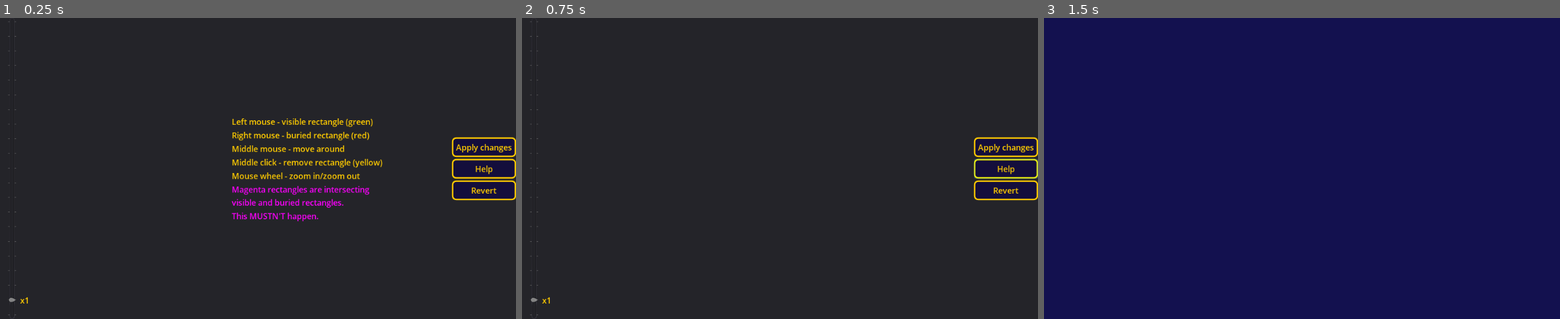
Above: before the commit, frames 1-3 (left to right).
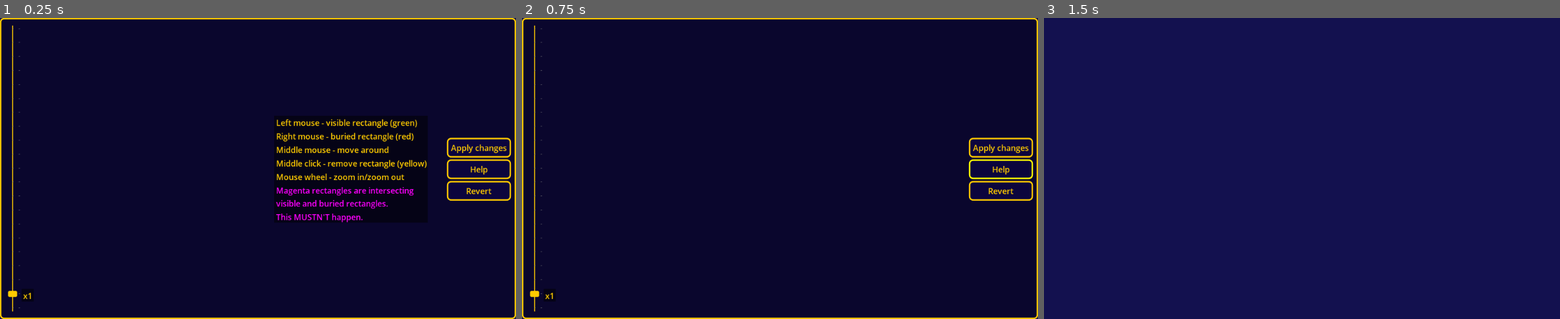
Above: after the commit, the same moments.

Repository: KoBeWi/Hedgewars-Theme-Editor-3
Game: Godot game, scene res://ObjectEdit.tscn
Two runs of this game, one before a commit and one after it. Both use one fixed random seed, a clock stepped at 60 frames per second and the inputs below. This scene is started directly instead of the project's main scene.
Inputs:
- Up to frame 1 (0.25 s): no input
- Up to frame 2 (0.75 s): click "Help" at 0.5 s
- Up to frame 3 (1.5 s): click "Apply changes" at 1.25 s

The runs differ from the first frame. In frame 1, 98% of the frame differs, in the area x 0-100%, y 0-100%; in frame 2, 98%; in frame 3, nothing differs.
Error in both runs: Invalid get index 'name' (on base: 'Nil').

Commit message:
Finished visual changes (probably)

Diff:
--- a/Nodes/ColorPicker.tscn
+++ b/Nodes/ColorPicker.tscn
@@ -29,23 +29,22 @@
 }
 
 [node name="OnOff" type="CheckBox" parent="."]
-margin_left = 35.0
-margin_top = 4.0
-margin_right = 278.0
-margin_bottom = 71.0
+margin_left = 42.0
+margin_right = 285.0
+margin_bottom = 67.0
 size_flags_horizontal = 4
 custom_fonts/font = ExtResource( 1 )
 text = "Sky color"
 align = 1
 
 [node name="ColorContainer" type="HBoxContainer" parent="."]
-margin_top = 75.0
-margin_right = 314.0
-margin_bottom = 541.0
+margin_top = 71.0
+margin_right = 327.0
+margin_bottom = 578.0
 alignment = 1
 
 [node name="Color" type="ColorPicker" parent="ColorContainer"]
-margin_right = 314.0
-margin_bottom = 466.0
+margin_right = 327.0
+margin_bottom = 507.0
 alignment = 1
 edit_alpha = false
--- a/Nodes/CustomizationPanel.tscn
+++ b/Nodes/CustomizationPanel.tscn
@@ -56,15 +56,18 @@
 anchor_right = 1.0
 anchor_bottom = 1.0
 script = SubResource( 1 )
+__meta__ = {
+"_edit_use_anchors_": false
+}
 
 [node name="Container" type="VBoxContainer" parent="."]
-margin_left = 7.0
-margin_top = 7.0
-margin_right = 1017.0
-margin_bottom = 593.0
+margin_left = 8.0
+margin_top = 8.0
+margin_right = 1016.0
+margin_bottom = 592.0
 
 [node name="GroupName" type="Label" parent="Container"]
-margin_right = 1010.0
+margin_right = 1008.0
 margin_bottom = 42.0
 custom_fonts/font = ExtResource( 1 )
 text = "Group name"
@@ -73,30 +76,30 @@
 
 [node name="GeneralInfo" type="Label" parent="Container"]
 margin_top = 46.0
-margin_right = 1010.0
-margin_bottom = 60.0
+margin_right = 1008.0
+margin_bottom = 69.0
 text = "Multiline general info"
 align = 1
 valign = 1
 
 [node name="Image" type="VBoxContainer" parent="Container"]
-margin_top = 64.0
-margin_right = 1010.0
-margin_bottom = 239.0
+margin_top = 73.0
+margin_right = 1008.0
+margin_bottom = 266.0
 alignment = 1
 
 [node name="ImageHeader" type="HBoxContainer" parent="Container/Image"]
-margin_right = 1010.0
+margin_right = 1008.0
 margin_bottom = 31.0
 
 [node name="HSeparator" type="HSeparator" parent="Container/Image/ImageHeader"]
-margin_right = 434.0
+margin_right = 433.0
 margin_bottom = 31.0
 size_flags_horizontal = 3
 
 [node name="ImageName" type="Label" parent="Container/Image/ImageHeader"]
-margin_left = 438.0
-margin_right = 571.0
+margin_left = 437.0
+margin_right = 570.0
 margin_bottom = 31.0
 custom_fonts/font = ExtResource( 2 )
 text = "Image name"
@@ -104,50 +107,50 @@
 valign = 1
 
 [node name="HSeparator2" type="HSeparator" parent="Container/Image/ImageHeader"]
-margin_left = 575.0
-margin_right = 1010.0
+margin_left = 574.0
+margin_right = 1008.0
 margin_bottom = 31.0
 size_flags_horizontal = 3
 
 [node name="ImageInfo" type="Label" parent="Container/Image"]
 margin_top = 35.0
-margin_right = 1010.0
-margin_bottom = 49.0
+margin_right = 1008.0
+margin_bottom = 58.0
 text = "Multiline image info"
 align = 1
 valign = 1
 
 [node name="Image" type="TextureRect" parent="Container/Image"]
-margin_top = 53.0
-margin_right = 1010.0
-margin_bottom = 121.0
+margin_top = 62.0
+margin_right = 1008.0
+margin_bottom = 130.0
 texture = ExtResource( 3 )
 stretch_mode = 4
 
 [node name="Template" type="HBoxContainer" parent="Container/Image"]
-margin_top = 125.0
-margin_right = 1010.0
-margin_bottom = 155.0
+margin_top = 134.0
+margin_right = 1008.0
+margin_bottom = 173.0
 
 [node name="HSeparator" type="Control" parent="Container/Image/Template"]
-margin_right = 444.0
-margin_bottom = 30.0
+margin_right = 435.0
+margin_bottom = 39.0
 size_flags_horizontal = 3
 
 [node name="TemplateButton" type="Button" parent="Container/Image/Template"]
-margin_left = 448.0
-margin_right = 561.0
-margin_bottom = 30.0
+margin_left = 439.0
+margin_right = 569.0
+margin_bottom = 39.0
 text = "Fetch template"
 
 [node name="HSeparator2" type="Control" parent="Container/Image/Template"]
-margin_left = 565.0
-margin_right = 1010.0
-margin_bottom = 30.0
+margin_left = 573.0
+margin_right = 1008.0
+margin_bottom = 39.0
 size_flags_horizontal = 3
 
 [node name="Space" type="Control" parent="Container/Image"]
-margin_top = 159.0
-margin_right = 1010.0
-margin_bottom = 175.0
+margin_top = 177.0
+margin_right = 1008.0
+margin_bottom = 193.0
 rect_min_size = Vector2( 0, 16 )
--- a/ObjectEdit.tscn
+++ b/ObjectEdit.tscn
@@ -83,23 +83,29 @@
 		get_parent().object.visible.erase(rect)
 		get_parent().object.buried.erase(rect)"
 
-[sub_resource type="InputEventKey" id=2]
+[sub_resource type="StyleBoxFlat" id=2]
+content_margin_left = 4.0
+content_margin_right = 2.0
+content_margin_top = 2.0
+bg_color = Color( 0, 0, 0, 0.501961 )
+
+[sub_resource type="InputEventKey" id=3]
 scancode = 16777221
 
-[sub_resource type="ShortCut" id=3]
-shortcut = SubResource( 2 )
-
-[sub_resource type="InputEventKey" id=4]
+[sub_resource type="ShortCut" id=4]
+shortcut = SubResource( 3 )
+
+[sub_resource type="InputEventKey" id=5]
 scancode = 72
 
-[sub_resource type="ShortCut" id=5]
-shortcut = SubResource( 4 )
-
-[sub_resource type="InputEventKey" id=6]
+[sub_resource type="ShortCut" id=6]
+shortcut = SubResource( 5 )
+
+[sub_resource type="InputEventKey" id=7]
 scancode = 16777217
 
-[sub_resource type="ShortCut" id=7]
-shortcut = SubResource( 6 )
+[sub_resource type="ShortCut" id=8]
+shortcut = SubResource( 7 )
 
 [node name="ObjectEdit" type="Panel"]
 anchor_right = 1.0
@@ -108,7 +114,6 @@
 script = ExtResource( 1 )
 
 [node name="ObjectImage" type="Sprite" parent="."]
-editor/display_folded = true
 z_index = 1
 script = SubResource( 1 )
 
@@ -120,10 +125,11 @@
 [node name="UI" type="CanvasLayer" parent="."]
 
 [node name="Zoom" type="VSlider" parent="UI"]
-editor/display_folded = true
 anchor_bottom = 1.0
 margin_left = 16.0
-margin_right = 32.0
+margin_top = 16.0
+margin_right = 34.0
+margin_bottom = -16.0
 max_value = 20.0
 step = 0.1
 value = 1.0
@@ -134,58 +140,74 @@
 [node name="Label" type="Label" parent="UI/Zoom"]
 anchor_top = 0.5
 anchor_bottom = 0.5
-margin_left = 24.0
-margin_top = -300.0
-margin_right = 42.0
-margin_bottom = -276.0
+margin_left = 27.0
+margin_top = -282.0
+margin_right = 46.0
+margin_bottom = -266.0
+custom_styles/normal = SubResource( 2 )
 text = "x1"
+align = 1
+__meta__ = {
+"_edit_use_anchors_": false
+}
 
 [node name="Container" type="HBoxContainer" parent="UI"]
 anchor_left = 1.0
 anchor_top = 0.5
 anchor_right = 1.0
 anchor_bottom = 0.5
-margin_left = -564.0
+margin_left = -480.0
 margin_top = -105.0
-margin_bottom = 106.0
+margin_right = -10.0
+margin_bottom = 108.0
 alignment = 1
-
-[node name="Help" type="VBoxContainer" parent="UI/Container"]
-margin_right = 299.0
-margin_bottom = 211.0
+__meta__ = {
+"_edit_use_anchors_": false
+}
+
+[node name="Help" type="PanelContainer" parent="UI/Container"]
+margin_right = 305.0
+margin_bottom = 213.0
+custom_styles/panel = SubResource( 2 )
+
+[node name="Layout" type="VBoxContainer" parent="UI/Container/Help"]
+margin_left = 4.0
+margin_top = 2.0
+margin_right = 303.0
+margin_bottom = 213.0
 size_flags_horizontal = 3
 alignment = 1
 
-[node name="Label" type="Label" parent="UI/Container/Help"]
+[node name="Label" type="Label" parent="UI/Container/Help/Layout"]
 margin_right = 299.0
 margin_bottom = 23.0
 text = "Left mouse - visible rectangle (green)"
 
-[node name="Label2" type="Label" parent="UI/Container/Help"]
+[node name="Label2" type="Label" parent="UI/Container/Help/Layout"]
 margin_top = 27.0
 margin_right = 299.0
 margin_bottom = 50.0
 text = "Right mouse - buried rectangle (red)"
 
-[node name="Label3" type="Label" parent="UI/Container/Help"]
+[node name="Label3" type="Label" parent="UI/Container/Help/Layout"]
 margin_top = 54.0
 margin_right = 299.0
 margin_bottom = 77.0
 text = "Middle mouse - move around"
 
-[node name="Label4" type="Label" parent="UI/Container/Help"]
+[node name="Label4" type="Label" parent="UI/Container/Help/Layout"]
 margin_top = 81.0
 margin_right = 299.0
 margin_bottom = 104.0
 text = "Middle click - remove rectangle (yellow)"
 
-[node name="Label5" type="Label" parent="UI/Container/Help"]
+[node name="Label5" type="Label" parent="UI/Container/Help/Layout"]
 margin_top = 108.0
 margin_right = 299.0
 margin_bottom = 131.0
 text = "Mouse wheel - zoom in/zoom out"
 
-[node name="Label6" type="Label" parent="UI/Container/Help"]
+[node name="Label6" type="Label" parent="UI/Container/Help/Layout"]
 margin_top = 135.0
 margin_right = 299.0
 margin_bottom = 184.0
@@ -193,7 +215,7 @@
 text = "Magenta rectangles are intersecting visible and buried rectangles."
 autowrap = true
 
-[node name="Label7" type="Label" parent="UI/Container/Help"]
+[node name="Label7" type="Label" parent="UI/Container/Help/Layout"]
 margin_top = 188.0
 margin_right = 299.0
 margin_bottom = 211.0
@@ -201,40 +223,39 @@
 text = "This MUSTN'T happen."
 
 [node name="Separator" type="Control" parent="UI/Container"]
-margin_left = 303.0
-margin_right = 437.0
-margin_bottom = 211.0
-rect_min_size = Vector2( 50, 0 )
+margin_left = 309.0
+margin_right = 339.0
+margin_bottom = 213.0
+rect_min_size = Vector2( 30, 0 )
 size_flags_horizontal = 3
 size_flags_vertical = 3
 
 [node name="Buttons" type="VBoxContainer" parent="UI/Container"]
-margin_left = 441.0
-margin_right = 564.0
-margin_bottom = 211.0
+margin_left = 343.0
+margin_right = 470.0
+margin_bottom = 213.0
 alignment = 1
 
 [node name="Apply" type="Button" parent="UI/Container/Buttons"]
-margin_top = 58.0
-margin_right = 123.0
-margin_bottom = 87.0
-shortcut = SubResource( 3 )
+margin_top = 44.0
+margin_right = 127.0
+margin_bottom = 83.0
+shortcut = SubResource( 4 )
 text = "Apply changes"
 
 [node name="Help" type="Button" parent="UI/Container/Buttons"]
-margin_top = 91.0
-margin_right = 123.0
-margin_bottom = 120.0
-shortcut = SubResource( 5 )
+margin_top = 87.0
+margin_right = 127.0
+margin_bottom = 126.0
+shortcut = SubResource( 6 )
 text = "Help"
 
 [node name="Revert" type="Button" parent="UI/Container/Buttons"]
-margin_top = 124.0
-margin_right = 123.0
-margin_bottom = 153.0
-shortcut = SubResource( 7 )
+margin_top = 130.0
+margin_right = 127.0
+margin_bottom = 169.0
+shortcut = SubResource( 8 )
 text = "Revert"
-
 [connection signal="value_changed" from="UI/Zoom" to="." method="set_zoom"]
 [connection signal="pressed" from="UI/Container/Buttons/Apply" to="." method="on_apply"]
 [connection signal="pressed" from="UI/Container/Buttons/Help" to="." method="on_help"]
--- a/Scripts/ObjectEdit.gd
+++ b/Scripts/ObjectEdit.gd
@@ -60,7 +60,7 @@
 
 	$UI/Zoom.value = new_zoom
 	$UI/Zoom/Label.text = str("x", zoom)
-	$UI/Zoom/Label.rect_position.y = $UI/Zoom.rect_size.y - zoom/20.0 * ($UI/Zoom.rect_size.y-16) - 20
+	$UI/Zoom/Label.rect_position.y = $UI/Zoom.rect_size.y - zoom/20.0 * ($UI/Zoom.rect_size.y-16) - 16
 	$ObjectImage.update_checker()
 
 func move_view():
--- a/Tabs/Theme.tscn
+++ b/Tabs/Theme.tscn
@@ -701,19 +701,19 @@
 [connection signal="pressed" from="Container/FallbackSDMusic/Stop" to="Container" method="stop_music"]
 [connection signal="toggled" from="Container/CloudsOnOff" to="Container/Clouds/Amount" method="set_editable"]
 [connection signal="toggled" from="Container/SDCloudsOnOff" to="Container/SDClouds/Amount" method="set_editable"]
+[connection signal="toggled" from="Container/FlakesOnOff" to="Container/Flakes/FrameDuration/Value" method="set_editable"]
 [connection signal="toggled" from="Container/FlakesOnOff" to="Container/Flakes/FallingSpeed/Value" method="set_editable"]
 [connection signal="toggled" from="Container/FlakesOnOff" to="Container/Flakes/RotationSpeed/Value" method="set_editable"]
 [connection signal="toggled" from="Container/FlakesOnOff" to="Container/Flakes/Amount/Value" method="set_editable"]
 [connection signal="toggled" from="Container/FlakesOnOff" to="Container/Flakes/Frames/Value" method="set_editable"]
-[connection signal="toggled" from="Container/FlakesOnOff" to="Container/Flakes/FrameDuration/Value" method="set_editable"]
+[connection signal="toggled" from="Container/SDFlakesOnOff" to="Container/SDFlakes/Amount/Value" method="set_editable"]
+[connection signal="toggled" from="Container/SDFlakesOnOff" to="Container/SDFlakes/FallingSpeed/Value" method="set_editable"]
+[connection signal="toggled" from="Container/SDFlakesOnOff" to="Container/SDFlakes/Frames/Value" method="set_editable"]
 [connection signal="toggled" from="Container/SDFlakesOnOff" to="Container/SDFlakes/RotationSpeed/Value" method="set_editable"]
-[connection signal="toggled" from="Container/SDFlakesOnOff" to="Container/SDFlakes/Amount/Value" method="set_editable"]
 [connection signal="toggled" from="Container/SDFlakesOnOff" to="Container/SDFlakes/FrameDuration/Value" method="set_editable"]
-[connection signal="toggled" from="Container/SDFlakesOnOff" to="Container/SDFlakes/Frames/Value" method="set_editable"]
-[connection signal="toggled" from="Container/SDFlakesOnOff" to="Container/SDFlakes/FallingSpeed/Value" method="set_editable"]
+[connection signal="toggled" from="Container/WaterAnimationOnOff" to="Container/WaterAnimation/Frames/Value" method="set_editable"]
+[connection signal="toggled" from="Container/WaterAnimationOnOff" to="Container/WaterAnimation/MovementSpeed/Value" method="set_editable"]
 [connection signal="toggled" from="Container/WaterAnimationOnOff" to="Container/WaterAnimation/FrameDuration/Value" method="set_editable"]
-[connection signal="toggled" from="Container/WaterAnimationOnOff" to="Container/WaterAnimation/MovementSpeed/Value" method="set_editable"]
-[connection signal="toggled" from="Container/WaterAnimationOnOff" to="Container/WaterAnimation/Frames/Value" method="set_editable"]
 [connection signal="toggled" from="Container/SDWaterAnimationOnOff" to="Container/SDWaterAnimation/Frames/Value" method="set_editable"]
+[connection signal="toggled" from="Container/SDWaterAnimationOnOff" to="Container/SDWaterAnimation/MovementSpeed/Value" method="set_editable"]
 [connection signal="toggled" from="Container/SDWaterAnimationOnOff" to="Container/SDWaterAnimation/FrameDuration/Value" method="set_editable"]
-[connection signal="toggled" from="Container/SDWaterAnimationOnOff" to="Container/SDWaterAnimation/MovementSpeed/Value" method="set_editable"]
--- a/ThemeEditor.tscn
+++ b/ThemeEditor.tscn
@@ -37,25 +37,27 @@
 [node name="Theme" parent="ThemeEditor" instance=ExtResource( 3 )]
 visible = false
 margin_left = 8.0
-margin_top = 41.0
+margin_top = 47.0
 margin_right = -8.0
 margin_bottom = -8.0
 
 [node name="Colors" parent="ThemeEditor" instance=ExtResource( 4 )]
 visible = false
 margin_left = 8.0
+margin_top = 47.0
 margin_right = -8.0
 margin_bottom = -8.0
 
 [node name="Customization" parent="ThemeEditor" instance=ExtResource( 5 )]
 visible = false
 margin_left = 8.0
+margin_top = 47.0
 margin_right = -8.0
 margin_bottom = -8.0
 
 [node name="Objects" parent="ThemeEditor" instance=ExtResource( 6 )]
 visible = false
 margin_left = 8.0
-margin_top = 41.0
+margin_top = 47.0
 margin_right = -8.0
 margin_bottom = -8.0
--- a/project.godot
+++ b/project.godot
@@ -35,6 +35,7 @@
 [gui]
 
 theme/custom="res://UITheme.theme"
+theme/custom_font="res://Font/DefaultFont.tres"
 
 [input]
 
Binary file added: Images/Icons/RadioOff.png
Not shown, added: Images/Icons/RadioOff.png.import
Binary file added: Images/Icons/RadioOn.png
Not shown, added: Images/Icons/RadioOn.png.import
Binary file added: Images/Icons/VGrabber.png
Not shown, added: Images/Icons/VGrabber.png.import
Not shown: 1 places in ObjectEdit.tscn that only renumber resources
Binary file changed: UITheme.theme
